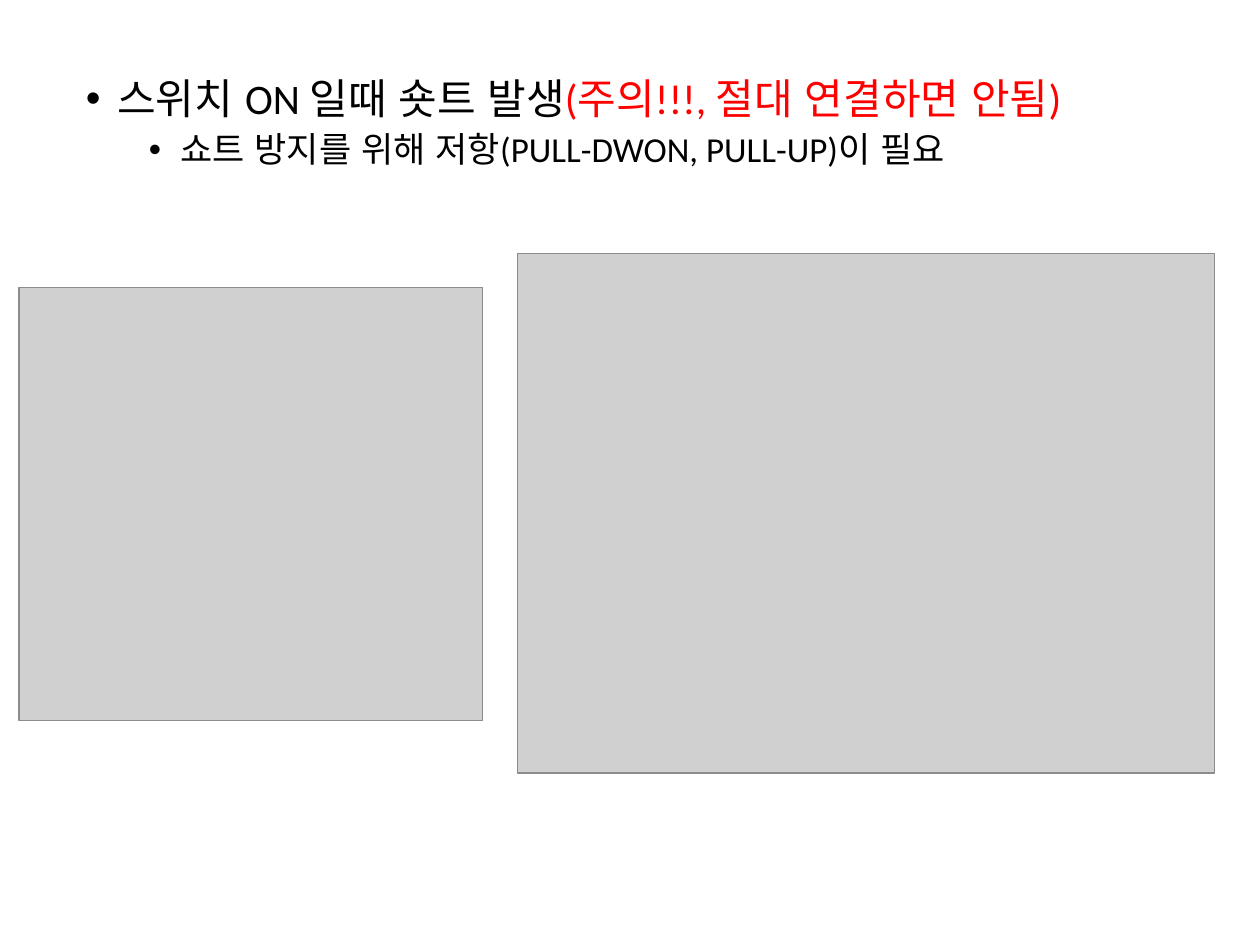
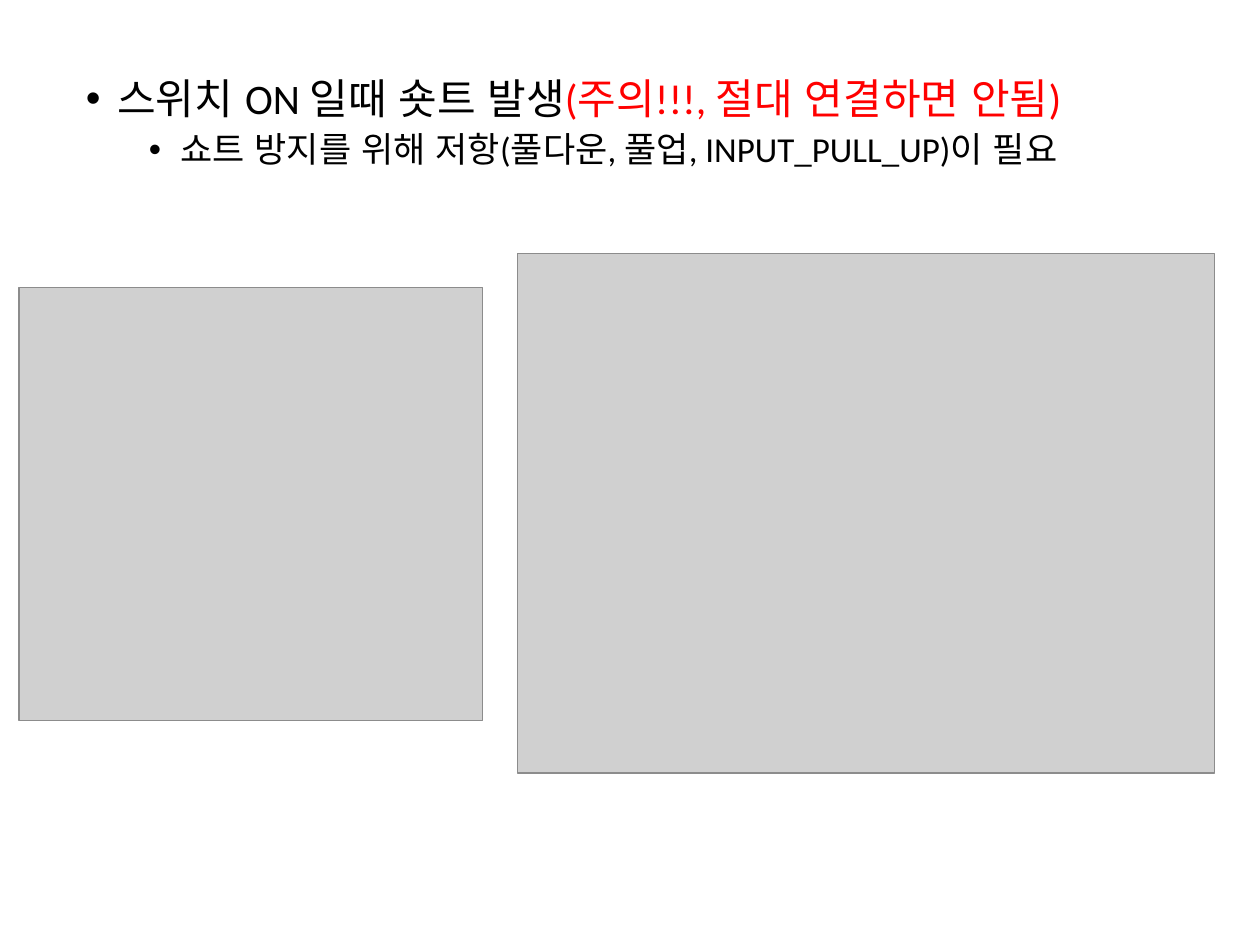
Before and after one commit to iot2019/Week04, a slide deck: slide 13 of Week04.pptx. Drawn at 1260x945 pixels with LibreOffice and Linux fonts; fonts in the diff are those of the drawing; grey boxes stand for pictures. Boxes give left, top, right and bottom in pixels: in the first picture for what was removed or moved away, otherwise in the second. Text is boxed around its words. In the diff, an @@ line names an element or a change of style, - is before the commit and + after.

Commit message:
풀다운 fritzing 추가

```diff
--- a/Week04.pptx
+++ b/Week04.pptx
@@ text at box(180, 132, 1057, 167): text changed @@
-    • 쇼트 방지를 위해 저항(PULL-DWON, PULL-UP)이 필요
+    • 쇼트 방지를 위해 저항(풀다운, 풀업, INPUT_PULL_UP)이 필요
```
Also in this commit, not shown: 3 other slides changed, 1 slide added, 1 other file.
